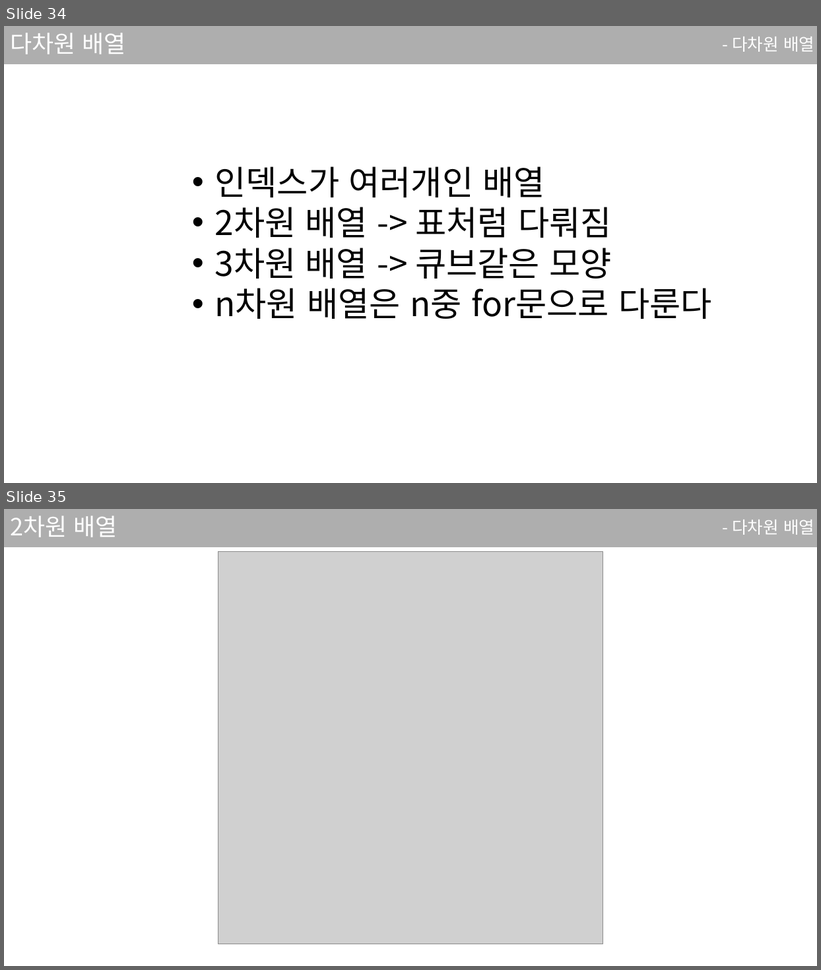
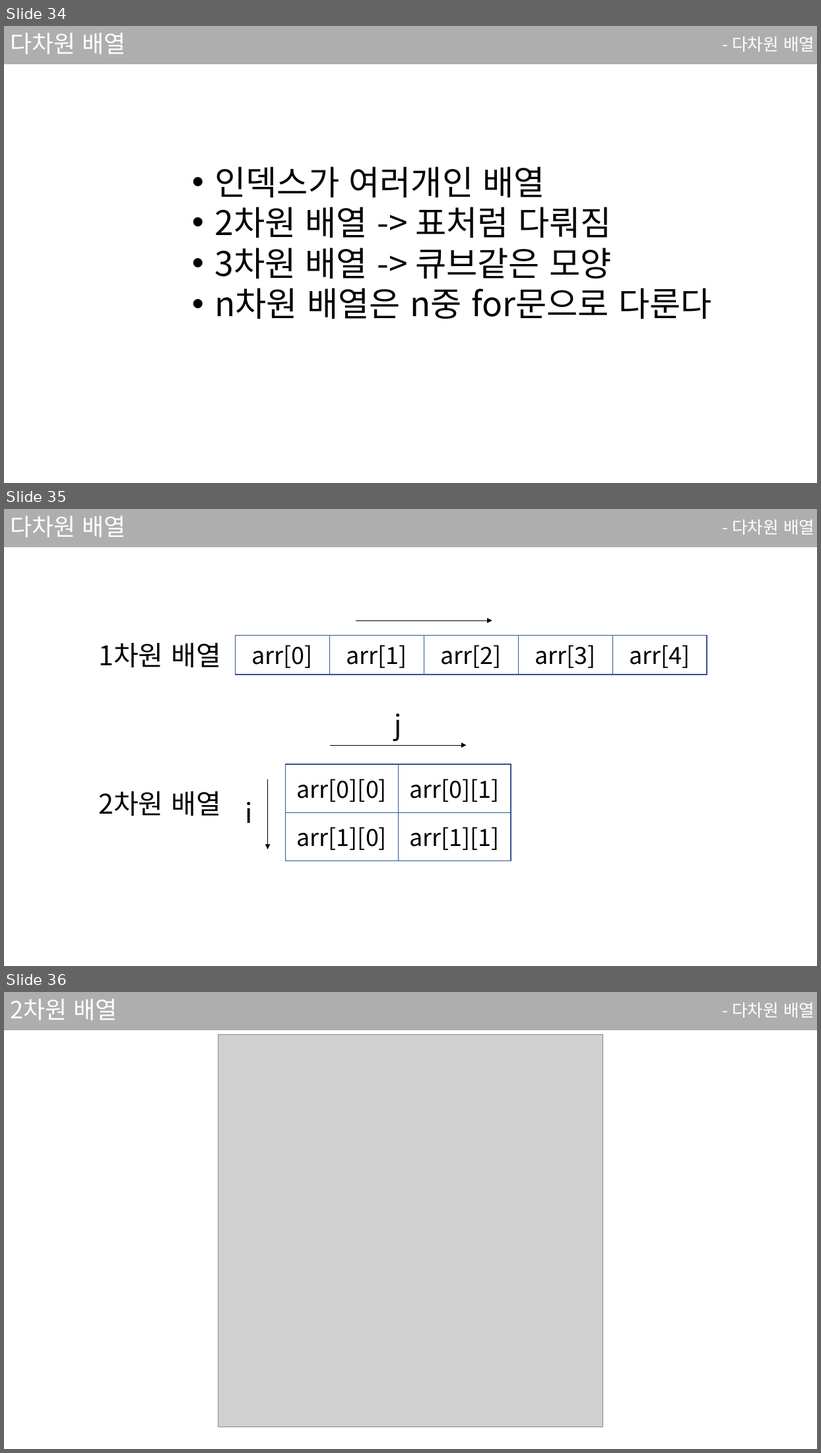
Before and after one commit to sjsjsj1246/EC_C_Language_Study, a slide deck: ppt/4강.pptx. Shown one above the other, each under a label of ours: slides 34 and 35 before the commit, slides 34, 35 and 36 after it. The pictures are 821x970 and 821x1453 pixels, drawn with LibreOffice and Linux fonts; fonts in the diff are those of the drawing; grey boxes stand for pictures. Boxes give left, top, right and bottom in pixels: in the first picture for what was removed or moved away, otherwise in the second. Text is boxed around its words. In the diff, an @@ line names an element or a change of style, - is before the commit and + after.

```diff
--- a/ppt/4강.pptx
+++ b/ppt/4강.pptx
@@ slide 35 added at (4, 509, 817, 966), background #FFFFFF; not listed: 1 template element that a slide beside it also shows @@
@@ title added at (10, 516, 125, 537), 28 pt, text #FFFFFF @@
+다차원 배열
@@ text added at (732, 520, 814, 535), 20 pt, text #FFFFFF @@
+- 다차원 배열
@@ arrow added from (356, 621) to (492, 621), #000000 0.5 pt @@
@@ text added at (98, 643, 221, 668), 32 pt, text #000000 @@
+1차원 배열
@@ rectangle added at (235, 636, 330, 675), outline #325491 1 pt, 28 pt, text #000000 @@
+arr[0]
@@ rectangle added at (330, 636, 424, 675), outline #325491 1 pt, 28 pt, text #000000 @@
+arr[1]
@@ rectangle added at (424, 636, 519, 675), outline #325491 1 pt, 28 pt, text #000000 @@
+arr[2]
@@ rectangle added at (518, 636, 613, 675), outline #325491 1 pt, 28 pt, text #000000 @@
+arr[3]
@@ rectangle added at (613, 636, 708, 675), outline #325491 1 pt, 28 pt, text #000000 @@
+arr[4]
@@ text added at (395, 714, 402, 741), 32 pt, text #000000 @@
+j
@@ arrow added from (330, 746) to (467, 746), #000000 0.5 pt @@
@@ rectangle added at (285, 764, 398, 813), outline #325491 1 pt, 28 pt, text #000000 @@
+arr[0][0]
@@ rectangle added at (398, 764, 511, 813), outline #325491 1 pt, 28 pt, text #000000 @@
+arr[0][1]
@@ arrow added from (268, 780) to (268, 850), #000000 0.5 pt @@
@@ text added at (98, 791, 221, 817), 32 pt, text #000000 @@
+2차원 배열
@@ text added at (245, 802, 252, 823), 32 pt, text #000000 @@
+i
@@ rectangle added at (285, 813, 398, 861), outline #325491 1 pt, 28 pt, text #000000 @@
+arr[1][0]
@@ rectangle added at (398, 813, 511, 861), outline #325491 1 pt, 28 pt, text #000000 @@
+arr[1][1]
@@ what was slide 35 is now slide 36 @@
```
Also in this commit, not shown: 3 slides changed.
